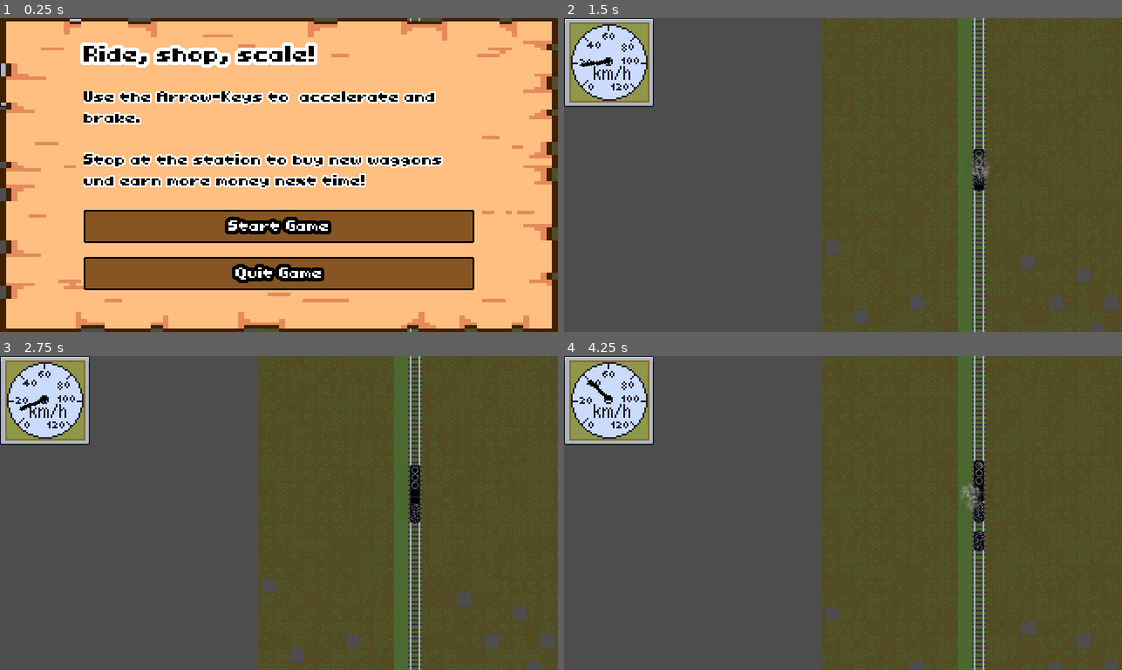
Above: before the commit, frames 1-4 (two rows, left to right).
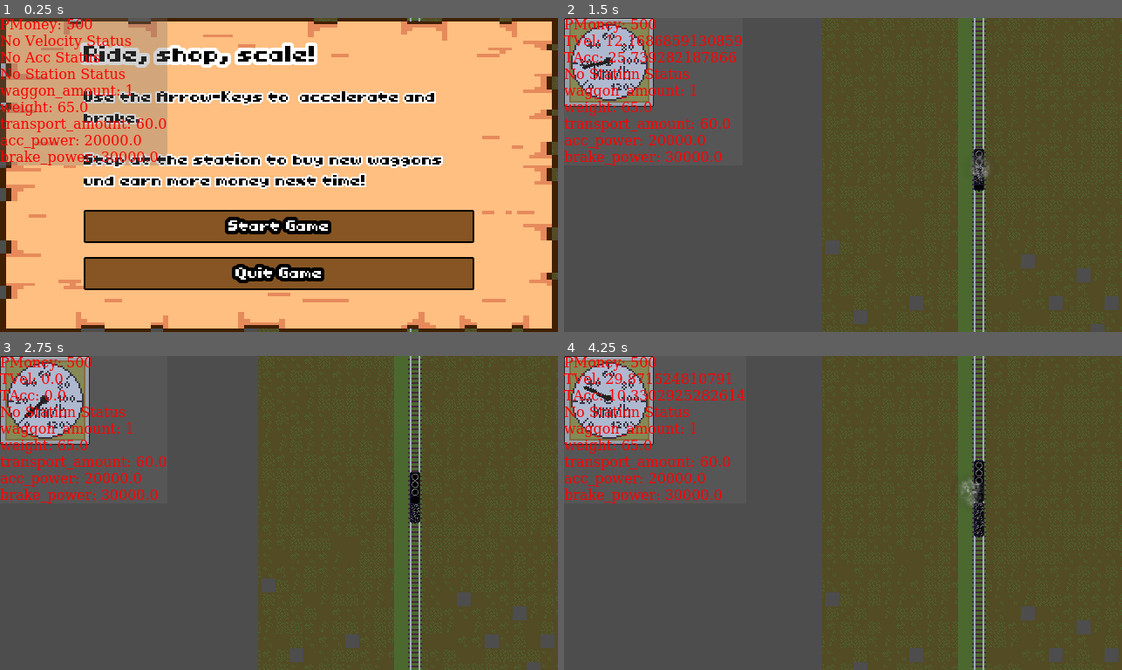
Above: after the commit, the same moments.

Repository: sthoni/gamejamaugust2024
Game: Godot game, scene res://game.tscn
Two runs of this game, one before a commit and one after it. Both use one fixed random seed, a clock stepped at 60 frames per second and the inputs below.
Inputs:
- Up to frame 1 (0.25 s): no input
- Up to frame 2 (1.5 s): click "Start Game" at 0.5 s; tap Enter (shop) at 1.25 s; hold Up (accelerate) from 1.28 s (still down)
- Up to frame 3 (2.75 s): tap Enter (shop) at 1.52, 2.27 s; release Up (accelerate) at 2.03 s; hold Down (brake) from 2.03 s (still down)
- Up to frame 4 (4.25 s): release Down (brake) at 2.78 s; hold Up (accelerate) from 2.78 s (still down); tap Enter (shop) at 3.77 s

The runs differ from the first frame. In frame 1, 14% of the frame differs, in the area x 0-30%, y 0-47%; in frame 2, 5.3%; in frame 3, 4.8%; in frame 4, 13%.

Commit message:
Eigenschaften vom Train werden nun in TrainStats berechnet.

Diff:
--- /dev/null
+++ b/debug_theme.tres
@@ -0,0 +1,15 @@
+[gd_resource type="Theme" load_steps=3 format=3 uid="uid://dxuv76tv4aybk"]
+
+[sub_resource type="SystemFont" id="SystemFont_5ul50"]
+font_names = PackedStringArray("Monospace")
+
+[sub_resource type="StyleBoxFlat" id="StyleBoxFlat_5ul50"]
+bg_color = Color(0.427451, 0.427451, 0.427451, 0.305882)
+
+[resource]
+Label/colors/font_color = Color(1, 0, 0, 1)
+Label/constants/outline_size = 0
+Label/font_sizes/font_size = 16
+Label/fonts/font = SubResource("SystemFont_5ul50")
+PanelContainer/styles/panel = SubResource("StyleBoxFlat_5ul50")
+VBoxContainer/constants/separation = 2
--- a/game.tscn
+++ b/game.tscn
@@ -8,6 +8,7 @@
 [ext_resource type="Theme" uid="uid://c5vctt5fcxfn" path="res://theme.tres" id="5_ryrav"]
 [ext_resource type="PackedScene" uid="uid://bvvip673kkkj7" path="res://ui/gauge.tscn" id="6_vef74"]
 [ext_resource type="PackedScene" uid="uid://bq8lf8yc6y7ti" path="res://ui/menu.tscn" id="7_eow3j"]
+[ext_resource type="PackedScene" uid="uid://dcn6xli3u8mkp" path="res://ui/debug_ui.tscn" id="9_vef74"]
 
 [sub_resource type="ViewportTexture" id="ViewportTexture_vef74"]
 viewport_path = NodePath("SubViewport")
@@ -93,3 +94,6 @@
 volume_db = -20.0
 
 [node name="Menu" parent="." instance=ExtResource("7_eow3j")]
+z_index = 0
+
+[node name="DebugUI" parent="." instance=ExtResource("9_vef74")]
--- a/game_stats.gd
+++ b/game_stats.gd
@@ -4,15 +4,11 @@
 @export var train_stats: TrainStats
 @export var start_money: int
 
-var money: int : set = set_money
 var current_level: int = 1
-
-func set_money(value: int) -> void:
-	var money_old := money
-	money = value
-	Events.emit_signal("money_changed", money_old, money)
-
-func apply_money_penalty(amount: int) -> void:
-	var money_old := money
-	money -= amount
-	Events.emit_signal("money_changed", money_old, money)
+var money: int:
+	get:
+		return money
+	set(value):
+		var money_old := money
+		money = value
+		Events.emit_signal("money_changed", money_old, money)
--- a/global/Events.gd
+++ b/global/Events.gd
@@ -6,6 +6,8 @@
 
 # Train Events
 @warning_ignore("unused_signal")
+signal train_stats_changed(stats: TrainStats)
+@warning_ignore("unused_signal")
 signal velocity_changed(velocity: float)
 @warning_ignore("unused_signal")
 signal accelaration_changed(acc: float)
@@ -13,6 +15,12 @@
 signal waggons_counted(waggons: int)
 @warning_ignore("unused_signal")
 signal weight_changed(weight: float)
+@warning_ignore("unused_signal")
+signal acc_power_changed(acc_power: float)
+@warning_ignore("unused_signal")
+signal brake_power_changed(brake_power: float)
+@warning_ignore("unused_signal")
+signal transport_amount_changed(transport_amount: float)
 
 # Level Events
 @warning_ignore("unused_signal")
--- a/items/freight_waggon.gd
+++ b/items/freight_waggon.gd
@@ -1,6 +1,3 @@
 class_name FreightWaggon extends Item
 
 @export var transport_amount := 50.0
-
-func apply_effects(target: Train) -> void:
-	target.transport_amount += transport_amount
--- a/items/item.gd
+++ b/items/item.gd
@@ -14,5 +14,5 @@
 @export var sprite: AtlasTexture
 @export_multiline var tooltip_text: String
 
-func apply_effects(_target: Train) -> void:
+func apply_effects(_target: TrainStats) -> void:
 	pass
--- a/items/train_engine.gd
+++ b/items/train_engine.gd
@@ -1,10 +1,7 @@
 class_name TrainEngine extends Item
 
 @export var acc_power: float = 20000.0
-@export var level: int = 1 : set = change_level
-
-func apply_effects(target: Train) -> void:
-	target.acc_power = acc_power + ((level - 1) / 4.0) * acc_power
+@export var level: int = 1: set = change_level
 
 func change_level(value: int) -> void:
 	if value < 0:
--- a/items/train_traction.gd
+++ b/items/train_traction.gd
@@ -2,11 +2,8 @@
 
 @export var brake_power: float = 30000.0
 @export var transport_amount: float = 10.0
-@export var level: int = 1 : set = change_level
+@export var level: int = 1: set = change_level
 
-func apply_effects(target: Train) -> void:
-	target.transport_amount += transport_amount
-	target.brake_power = brake_power + ((level - 1) / 4.0) * brake_power
 
 func change_level(value: int) -> void:
 	if value < 0:
--- a/items/upgrade_item.gd
+++ b/items/upgrade_item.gd
@@ -3,7 +3,7 @@
 @export var upgrade_power := 1
 @export var upgrade_type: ItemType = ItemType.ENGINE
 
-func apply_effects(target: Train) -> void:
-	var items_to_upgrade: Array[Item] = target.train_stats.items.filter(func(item: Item) -> bool: return item.item_type == upgrade_type)
+func apply_effects(target: TrainStats) -> void:
+	var items_to_upgrade: Array[Item] = target.items.filter(func(item: Item) -> bool: return item.item_type == upgrade_type)
 	if !items_to_upgrade.is_empty():
 		items_to_upgrade[0].level += upgrade_power
--- a/level/level.tscn
+++ b/level/level.tscn
@@ -1,14 +1,12 @@
-[gd_scene load_steps=16 format=4 uid="uid://5m2ar4vwdnpd"]
+[gd_scene load_steps=14 format=4 uid="uid://5m2ar4vwdnpd"]
 
 [ext_resource type="Script" uid="uid://umg07x7rcb87" path="res://level/level.gd" id="1_pg6m5"]
-[ext_resource type="PackedScene" uid="uid://cq0dan380xs2g" path="res://level/tracks.tscn" id="2_jnvge"]
 [ext_resource type="PackedScene" uid="uid://c3byp0uv73juy" path="res://train/train.tscn" id="2_kmlf3"]
 [ext_resource type="Resource" uid="uid://bbum0dx5joke6" path="res://level/level_start.tres" id="2_q5plq"]
 [ext_resource type="Resource" uid="uid://c8w436a63djfq" path="res://game_stats_start.tres" id="3_0v1st"]
 [ext_resource type="PackedScene" uid="uid://c3csdinu5agg4" path="res://station/station.tscn" id="3_7tcqk"]
 [ext_resource type="TileSet" uid="uid://b82jd4xyxr0fa" path="res://level/forest_noise_tileset.tres" id="3_oa0xv"]
 [ext_resource type="Texture2D" uid="uid://do10t3py2fm23" path="res://assets/rails.png" id="4_6gtgk"]
-[ext_resource type="PackedScene" uid="uid://dh71w6aefqf38" path="res://ui/debug.tscn" id="4_s0jqg"]
 [ext_resource type="Script" uid="uid://cohop5a2itmps" path="res://level/path_follow_2d.gd" id="7_0v1st"]
 [ext_resource type="Resource" uid="uid://bbd4jch0jo6gm" path="res://station/station_stats_start_2.tres" id="8_m3nah"]
 
@@ -73,7 +71,6 @@
 size = Vector2(126.75, 20)
 
 [node name="Level" type="Node2D"]
-position = Vector2(1, 4)
 script = ExtResource("1_pg6m5")
 level_stats = ExtResource("2_q5plq")
 game_stats = ExtResource("3_0v1st")
@@ -85,29 +82,6 @@
 [node name="TileMapLayer2" type="TileMapLayer" parent="."]
 tile_map_data = PackedByteArray("AAALAP//AAAEAAAAAAALAP3/AAAEAAAAAAALAPv/AAAEAAAAAAALAPn/AAAAAAAAAAAJAPj/AAABAAAAAAAIAP …(2144 unchanged characters)…
 tile_set = SubResource("TileSet_xii2b")
-
-[node name="Debug" parent="." instance=ExtResource("4_s0jqg")]
-visible = false
-offset_left = 224.0
-offset_top = 106.0
-offset_right = 424.0
-offset_bottom = 330.0
-
-[node name="tracks" parent="." instance=ExtResource("2_jnvge")]
-visible = false
-position = Vector2(176, 0)
-
-[node name="tracks4" parent="." instance=ExtResource("2_jnvge")]
-visible = false
-position = Vector2(176, 640)
-
-[node name="tracks2" parent="." instance=ExtResource("2_jnvge")]
-visible = false
-position = Vector2(176, -640)
-
-[node name="tracks3" parent="." instance=ExtResource("2_jnvge")]
-visible = false
-position = Vector2(176, -1280)
 
 [node name="Station" parent="." instance=ExtResource("3_7tcqk")]
 position = Vector2(184, 198)
--- a/project.godot
+++ b/project.godot
@@ -64,6 +64,11 @@
 "events": [Object(InputEventKey,"resource_local_to_scene":false,"resource_name":"","device":-1,"window_id":0,"alt_press …(195 unchanged characters)…
 ]
 }
+DebugMenu={
+"deadzone": 0.2,
+"events": [Object(InputEventKey,"resource_local_to_scene":false,"resource_name":"","device":-1,"window_id":0,"alt_pressed":false,"shift_pressed":false,"ctrl_pressed":false,"meta_pressed":false,"pressed":false,"keycode":0,"physical_keycode":4194335,"key_label":0,"unicode":0,"location":0,"echo":false,"script":null)
+]
+}
 
 [rendering]
 
--- a/station/station_stats.gd
+++ b/station/station_stats.gd
@@ -2,5 +2,6 @@
 
 @export_group("Station Attributes")
 @export var name: String
+@export var reward: int
 @export var platform_length: float
 @export var sprite: Texture
--- a/station/station_stats_start.tres
+++ b/station/station_stats_start.tres
@@ -5,4 +5,5 @@
 [resource]
 script = ExtResource("1_8m6bu")
 name = "Start Station"
+reward = 0
 platform_length = 90.0
--- a/station/station_stats_start_2.tres
+++ b/station/station_stats_start_2.tres
@@ -5,5 +5,6 @@
 [resource]
 script = ExtResource("1_0lfi7")
 name = "Stat 2"
+reward = 0
 platform_length = 80.0
 metadata/_custom_type_script = "uid://hatdf840mcsg"
--- a/train/train.gd
+++ b/train/train.gd
@@ -1,12 +1,13 @@
 class_name Train extends CharacterBody2D
 
-var direction:int = 1
-var flag_change_dir_on_brake:bool = false
-var flag_change_dir_on_acc:bool = false
-var flag_tut_played:bool = false
-var flag_train_long_tut_played:bool = false
+var direction: int = 1
+var flag_change_dir_on_brake: bool = false
+var flag_change_dir_on_acc: bool = false
+var flag_tut_played: bool = false
+var flag_train_long_tut_played: bool = false
 var waggon = preload("res://train/waggon.tscn")
-@export var train_stats: TrainStats : set = apply_items
+
+@export var train_stats: TrainStats: set = apply_items
 @export var audiobus: AudioBusLayout
 
 @onready var sprite: Sprite2D = $Locomotive
@@ -16,7 +17,8 @@
 @onready var longtut: AudioStreamPlayer = $LongTut
 @onready var driving_sound: AudioStreamPlayer2D = $Driving
 @onready var steam_particles: GPUParticles2D = $SteamParticles
-@onready var items_label: Label = %ItemsLabel
+
+@onready var path_to_follow = get_parent()
 
 @onready var start_velocity: float = 0.0
 @onready var acc_power: float = 0.0
@@ -24,7 +26,6 @@
 @onready var waggon_amount: float = 0
 @onready var weight: float = 0.0
 @onready var transport_amount: float = 0.0
-@onready var path_to_follow = get_parent()
 
 var paths: Array[PathFollow2D]
 
@@ -39,23 +40,17 @@
 
 func apply_items(value: TrainStats) -> void:
 	train_stats = value
-	weight = 0.0
-	acc_power = 0.0
-	brake_power = 0.0
-	waggon_amount = 0
-	transport_amount = 0.0
+	weight = value.weight
+	waggon_amount = value.waggon_amount
+	acc_power = value.acc_power
+	brake_power = value.brake_power
+	transport_amount = value.transport_amount
 	paths = []
-	if items_label:
-		items_label.text = ""
-	if sprite:
-		sprite.texture = value.sprite
 	if self.is_inside_tree():
 		for member in get_tree().get_nodes_in_group("FreightWaggons"):
 			member.get_parent().free()
 	var i := 0
 	for item: Item in value.items:
-		weight += item.weight
-		item.apply_effects(self)
 		if item.item_type == Item.ItemType.WAGGON and path_to_follow:
 			var waggon_instance := waggon.instantiate()
 			waggon_instance.rotation = deg_to_rad(90)
@@ -66,17 +61,8 @@
 			path_to_follow.add_child.call_deferred(waggon_instance)
 			waggon_instance.add_to_group("FreightWaggons")
 			i += 1
-			waggon_amount += 1
-		if items_label:
-			items_label.text += item.name
-			if item.get("level") != null:
-				items_label.text += " ("+ str(item.level) + ")\n"
-			else:
-				items_label.text += "\n"
-	@warning_ignore("return_value_discarded")
-	Events.emit_signal("weight_changed", weight)
-	@warning_ignore("return_value_discarded")
-	Events.emit_signal("waggons_counted", waggon_amount)
+
+	Events.emit_signal("train_stats_changed", value)
 
 func _physics_process(delta: float) -> void:
 	var new_velocity: float = velocity.y
@@ -142,7 +128,7 @@
 	var eff = AudioServer.get_bus_effect(f, 0)
 	if abs(velocity.y) > 100:
 		driving_sound.stream = load('res://assets/music/drivingspeeds/spd-10.wav')
-		eff.pitch_scale = abs(velocity.y)/100
+		eff.pitch_scale = abs(velocity.y) / 100
 		pass
 	elif abs(velocity.y) > 90:
 		driving_sound.stream = load('res://assets/music/drivingspeeds/spd-10.wav')
@@ -182,20 +168,5 @@
 func _on_train_exited() -> void:
 	flag_train_long_tut_played = false
 
-func _remove_items_by_type(item_type: int) -> void:
-	var items_to_remove: Array[Item] = train_stats.items.filter(func(item: Item) -> bool: return item.item_type == item_type)
-	for item_to_remove: Item in items_to_remove:
-		train_stats.items.erase(item_to_remove)
-
 func _on_item_bought(bought_item: Item) -> void:
-	if  bought_item.item_type == Item.ItemType.UPGRADE:
-		bought_item.apply_effects(self)
-		apply_items(train_stats)
-		return
-
-	# Remove existing items of the same type before adding the new one
-	if bought_item.item_type != Item.ItemType.WAGGON:
-		_remove_items_by_type(bought_item.item_type)
-
-	train_stats.items.push_back(bought_item)
-	apply_items(train_stats)
+	train_stats.add_item(bought_item)
--- a/train/train.tscn
+++ b/train/train.tscn
@@ -75,21 +75,5 @@
 [node name="Camera2D" type="Camera2D" parent="."]
 drag_vertical_enabled = true
 
-[node name="DebugInfo" type="Control" parent="."]
-visible = false
-layout_mode = 3
-anchors_preset = 0
-offset_left = -181.0
-offset_top = -48.0
-offset_right = -141.0
-offset_bottom = -8.0
-
-[node name="ItemsLabel" type="Label" parent="DebugInfo"]
-unique_name_in_owner = true
-layout_mode = 0
-offset_right = 130.0
-offset_bottom = 24.0
-text = "TRAIN-ITEMS"
-
 [connection signal="timeout" from="Timer_Brake" to="." method="_on_timer_brake_timeout"]
 [connection signal="timeout" from="Timer_Acc" to="." method="_on_timer_acc_timeout"]
--- a/train/train_stats.gd
+++ b/train/train_stats.gd
@@ -7,3 +7,57 @@
 
 @export_group("Train Visuals")
 @export var sprite: Texture
+
+var weight := 0.0:
+    get:
+        var w := 0.0
+        for item in items:
+            w += item.weight
+        return w
+
+var transport_amount := 0.0:
+    get:
+        var t := 0.0
+        for item in items:
+            if item.get("transport_amount"):
+                t += item.transport_amount
+        return t
+
+var waggon_amount := 0:
+    get:
+        var a := 0
+        for item in items:
+            if item.item_type == Item.ItemType.WAGGON:
+                a += 1
+        return a
+
+var acc_power := 0.0:
+    get:
+        var p := 0.0
+        for item in items:
+            if item.get("acc_power"):
+                p += item.acc_power
+        return p
+
+var brake_power := 0.0:
+    get:
+        var p := 0.0
+        for item in items:
+            if item.get("brake_power"):
+                p += item.brake_power
+        return p
+
+
+func add_item(item: Item) -> void:
+    item.apply_effects(self)
+
+	# Remove existing items of the same type before adding the new one
+    if item.item_type != Item.ItemType.WAGGON:
+        _remove_items_by_type(item.item_type)
+    if item.item_type != Item.ItemType.UPGRADE:
+        items.push_back(item)
+
+func _remove_items_by_type(item_type: int) -> void:
+    var items_to_remove: Array[Item] = items.filter(func(item: Item) -> bool: return item.item_type == item_type)
+    for item_to_remove: Item in items_to_remove:
+        items.erase(item_to_remove)
--- a/ui/debug.tscn
+++ /dev/null
@@ -1,43 +0,0 @@
-[gd_scene load_steps=7 format=3 uid="uid://dh71w6aefqf38"]
-
-[ext_resource type="Script" uid="uid://n3gbhiky630y" path="res://ui/debug_velocity.gd" id="1_qx4c7"]
-[ext_resource type="Script" uid="uid://d0y5gpd42lo8r" path="res://ui/debug_acceleration.gd" id="2_mg21e"]
-[ext_resource type="Script" uid="uid://bu7feu2vtnguo" path="res://ui/debug_station.gd" id="3_5546r"]
-[ext_resource type="Script" uid="uid://n4d5ucbtwvw4" path="res://ui/debug_money.gd" id="4_4e7pr"]
-[ext_resource type="Script" uid="uid://cksf4f27pmrrp" path="res://ui/debug_waggons.gd" id="5_7d15n"]
-[ext_resource type="Script" uid="uid://b57qv4y2emce8" path="res://ui/debug_weight.gd" id="6_aiwum"]
-
-[node name="Debug" type="VBoxContainer"]
-offset_right = 40.0
-offset_bottom = 40.0
-theme_override_constants/separation = 0
-
-[node name="Velocity" type="Label" parent="."]
-layout_mode = 2
-text = "DEBUG Velocity"
-script = ExtResource("1_qx4c7")
-
-[node name="Acceleration" type="Label" parent="."]
-layout_mode = 2
-text = "DEBUG Acceleration"
-script = ExtResource("2_mg21e")
-
-[node name="Station" type="Label" parent="."]
-layout_mode = 2
-text = "DEBUG Station"
-script = ExtResource("3_5546r")
-
-[node name="Money" type="Label" parent="."]
-layout_mode = 2
-text = "DEBUG Money"
-script = ExtResource("4_4e7pr")
-
-[node name="Waggons" type="Label" parent="."]
-layout_mode = 2
-text = "DEBUG Waggons"
-script = ExtResource("5_7d15n")
-
-[node name="Weight" type="Label" parent="."]
-layout_mode = 2
-text = "DEBUG Weight"
-script = ExtResource("6_aiwum")
--- a/ui/debug_acceleration.gd
+++ /dev/null
@@ -1,11 +0,0 @@
-extends Label
-
-
-# Called when the node enters the scene tree for the first time.
-func _ready() -> void:
-	@warning_ignore("return_value_discarded")
-	Events.accelaration_changed.connect(_on_train_accelaration_changed)
-
-
-func _on_train_accelaration_changed(acc: float) -> void:
-	self.text = "Acceleration: %5.2f" % (acc * -1.0)
--- a/ui/debug_money.gd
+++ /dev/null
@@ -1,11 +0,0 @@
-extends Label
-
-
-# Called when the node enters the scene tree for the first time.
-func _ready() -> void:
-	@warning_ignore("return_value_discarded")
-	Events.money_changed.connect(_on_level_money_changed)
-
-
-func _on_level_money_changed(_money_old: int, money: int) -> void:
-	self.text = "Money: " + str(money)
--- a/ui/debug_station.gd
+++ /dev/null
@@ -1,20 +0,0 @@
-extends Label
-
-func _ready() -> void:
-	@warning_ignore("return_value_discarded")
-	Events.station_status_changed.connect(_on_station_status_changed)
-
-func _on_station_status_changed(status: Station.TrainStatus) -> void:
-	match status:
-		Station.TrainStatus.AT_START:
-			self.text = "Train at Start"
-		Station.TrainStatus.AT_STATION:
-			self.text = "Train at Station"
-		Station.TrainStatus.AT_END:
-			self.text = "Train at End"
-		Station.TrainStatus.STOPPED:
-			self.text = "Train stopped"
-		Station.TrainStatus.DEPARTED:
-			self.text = "Train departed"
-		Station.TrainStatus.NOT_ARRIVED:
-			self.text = "Train not arrived"
--- /dev/null
+++ b/ui/debug_ui.gd
@@ -0,0 +1,46 @@
+class_name DebugUi extends Control
+
+@onready var money_label: Label = %MoneyLabel
+@onready var velocity_label: Label = %VelocityLabel
+@onready var acc_label: Label = %AccLabel
+@onready var station_label: Label = %StationLabel
+@onready var label_container: VBoxContainer = %LabelContainer
+
+var train_stats_labels_name: Array[String] = ["waggon_amount", "weight", "transport_amount", "acc_power", "brake_power"]
+var train_stats_labels_nodes: Dictionary[String, Label]
+
+func _ready() -> void:
+    Events.money_changed.connect(func(_old_money: int, money: int) -> void: money_label.text = "PMoney: " + str(money))
+    Events.station_status_changed.connect(_on_station_status_changed)
+    Events.train_stats_changed.connect(_on_train_stats_changed)
+
+    Events.velocity_changed.connect(func(vel: float) -> void: velocity_label.text = "TVel: " + str(vel))
+    Events.accelaration_changed.connect(func(acc: float) -> void: acc_label.text = "TAcc: " + str(acc))
+
+    for label: String in train_stats_labels_name:
+        train_stats_labels_nodes[label] = Label.new()
+        label_container.add_child(train_stats_labels_nodes[label])
+
+func _on_train_stats_changed(stats: TrainStats) -> void:
+    for label in train_stats_labels_name:
+        train_stats_labels_nodes[label].text = label + ": " + str(stats[label])
+
+func _on_station_status_changed(status: Station.TrainStatus) -> void:
+    match status:
+        Station.TrainStatus.AT_START:
+            station_label.text = "Train at Start"
+        Station.TrainStatus.AT_STATION:
+            station_label.text = "Train at Station"
+        Station.TrainStatus.AT_END:
+            station_label.text = "Train at End"
+        Station.TrainStatus.STOPPED:
+            station_label.text = "Train stopped"
+        Station.TrainStatus.DEPARTED:
+            station_label.text = "Train departed"
+        Station.TrainStatus.NOT_ARRIVED:
+            station_label.text = "Train not arrived"
+
+
+func _input(event: InputEvent) -> void:
+    if event.is_action_pressed("DebugMenu"):
+        self.visible = !self.visible
--- /dev/null
+++ b/ui/debug_ui.tscn
@@ -0,0 +1,44 @@
+[gd_scene load_steps=3 format=3 uid="uid://dcn6xli3u8mkp"]
+
+[ext_resource type="Theme" uid="uid://dxuv76tv4aybk" path="res://debug_theme.tres" id="1_glvj2"]
+[ext_resource type="Script" uid="uid://bn4evjmnyrab4" path="res://ui/debug_ui.gd" id="1_uqk8x"]
+
+[node name="DebugUI" type="Control"]
+layout_mode = 3
+anchors_preset = 0
+size_flags_horizontal = 2
+size_flags_vertical = 2
+theme = ExtResource("1_glvj2")
+script = ExtResource("1_uqk8x")
+
+[node name="PanelContainer" type="PanelContainer" parent="."]
+layout_mode = 1
+offset_right = 97.0
+offset_bottom = 19.0
+theme = ExtResource("1_glvj2")
+
+[node name="LabelContainer" type="VBoxContainer" parent="PanelContainer"]
+unique_name_in_owner = true
+layout_mode = 2
+size_flags_horizontal = 0
+size_flags_vertical = 0
+
+[node name="MoneyLabel" type="Label" parent="PanelContainer/LabelContainer"]
+unique_name_in_owner = true
+layout_mode = 2
+text = "No Money Status"
+
+[node name="VelocityLabel" type="Label" parent="PanelContainer/LabelContainer"]
+unique_name_in_owner = true
+layout_mode = 2
+text = "No Velocity Status"
+
+[node name="AccLabel" type="Label" parent="PanelContainer/LabelContainer"]
+unique_name_in_owner = true
+layout_mode = 2
+text = "No Acc Status"
+
+[node name="StationLabel" type="Label" parent="PanelContainer/LabelContainer"]
+unique_name_in_owner = true
+layout_mode = 2
+text = "No Station Status"
--- a/ui/debug_velocity.gd
+++ /dev/null
@@ -1,8 +0,0 @@
-extends Label
-
-func _ready() -> void:
-	@warning_ignore("return_value_discarded")
-	Events.velocity_changed.connect(_on_train_velocity_changed)
-
-func _on_train_velocity_changed(velocity: float) -> void:
-	self.text = "Velocity: %5.2f" % (velocity * -1.0)
--- a/ui/debug_waggons.gd
+++ /dev/null
@@ -1,8 +0,0 @@
-extends Label
-
-func _ready() -> void:
-	@warning_ignore("return_value_discarded")
-	Events.waggons_counted.connect(_on_waggons_counted)
-
-func _on_waggons_counted(waggons: int) -> void:
-	self.text = "Waggons: " + str(waggons)
--- a/ui/debug_weight.gd
+++ /dev/null
@@ -1,8 +0,0 @@
-extends Label
-
-func _ready() -> void:
-	@warning_ignore("return_value_discarded")
-	Events.weight_changed.connect(_on_weights_changed)
-
-func _on_weights_changed(weight: float) -> void:
-	self.text = "Weight: " + str(weight)
Not shown: 1 places in game.tscn that only renumber resources
Not shown, removed: ui/debug_acceleration.gd.uid
Not shown, removed: ui/debug_money.gd.uid
Not shown, removed: ui/debug_station.gd.uid
Not shown, added: ui/debug_ui.gd.uid
Not shown, removed: ui/debug_velocity.gd.uid
Not shown, removed: ui/debug_waggons.gd.uid
Not shown, removed: ui/debug_weight.gd.uid
